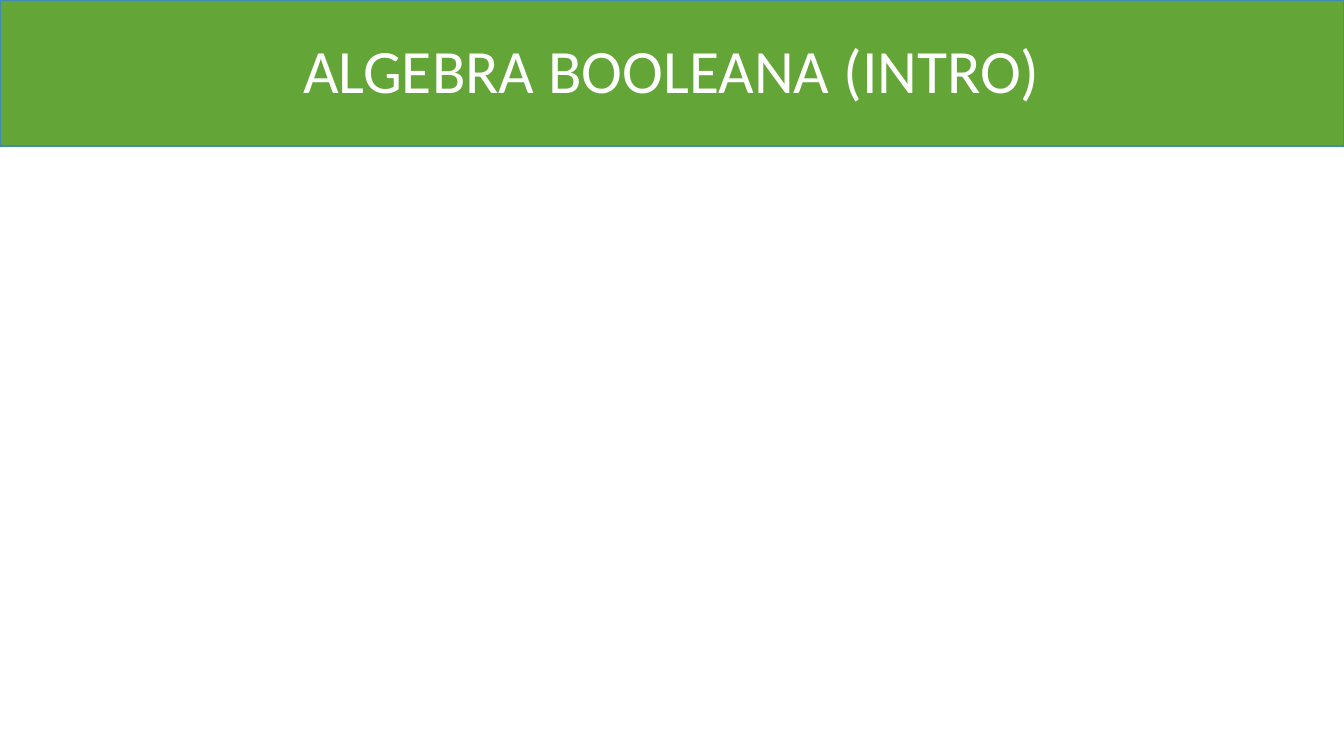
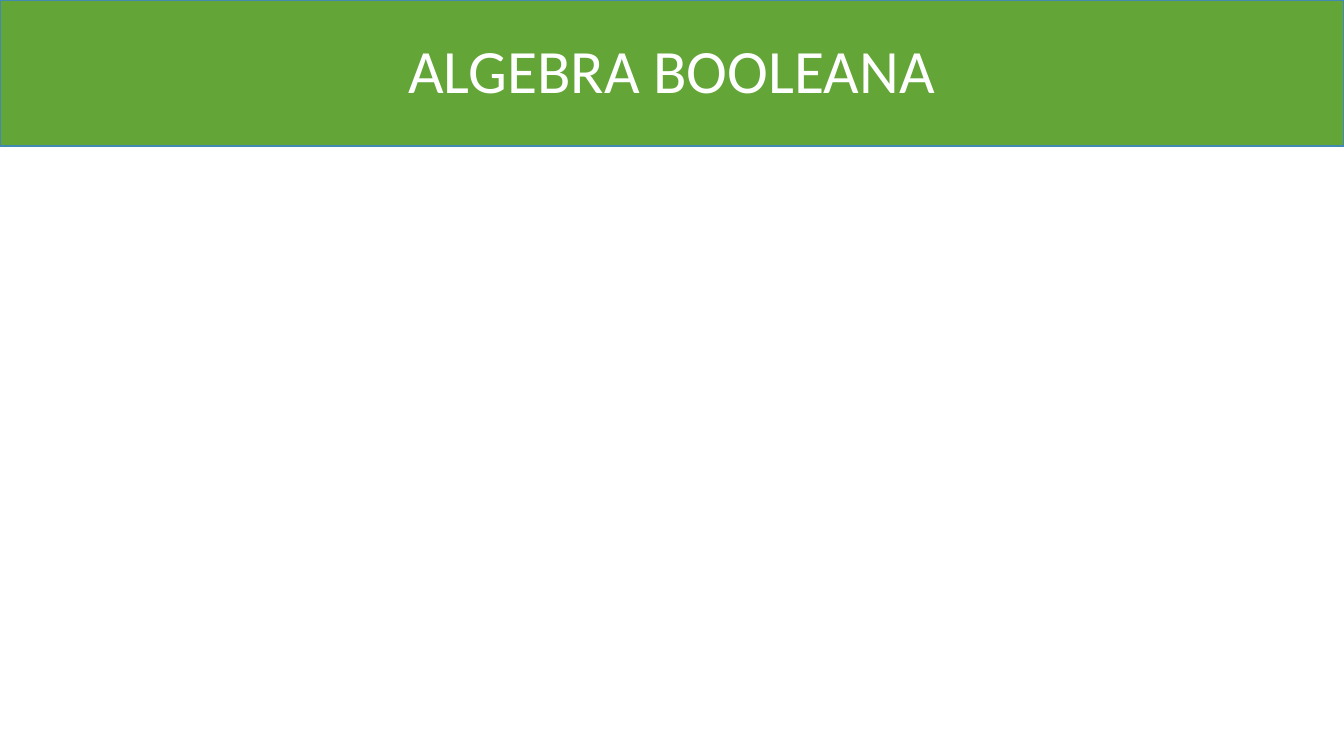
Before and after one commit to Marcio-Salmazo/Aulas, a slide deck: slide 44 of UNIUBE-MD/Teoria_MD.pptx (slide 41 before the commit). Drawn at 1344x756 pixels with LibreOffice and Linux fonts; fonts in the diff are those of the drawing; grey boxes stand for pictures. Boxes give left, top, right and bottom in pixels: in the first picture for what was removed or moved away, otherwise in the second. Text is boxed around its words. In the diff, an @@ line names an element or a change of style, - is before the commit and + after.

```diff
--- a/UNIUBE-MD/Teoria_MD.pptx
+++ b/UNIUBE-MD/Teoria_MD.pptx
@@ title at (x1=408, y1=53, x2=935, y2=94): text changed @@
-ALGEBRA BOOLEANA (INTRO)
+ALGEBRA BOOLEANA
```
Also in this commit, not shown: 1 other slide changed, 7 slides added, 3 other files.
